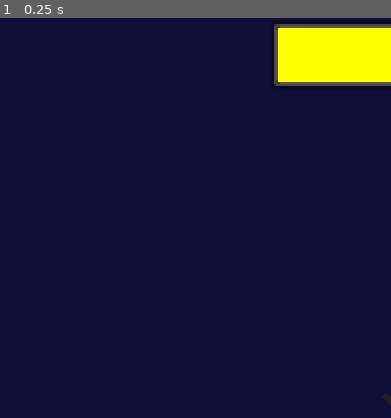
Above: before the commit, frame 1.
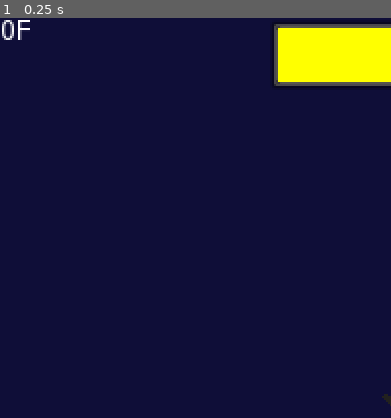
Above: after the commit, the same moment.

Repository: Yu-Channel/Simple-clicker
Game: Godot game, scene res://scene/Main.tscn
Same seed, same stepped clock (60 frames per second), same inputs: the game is played once before the commit and once after it.
Inputs:
- Up to frame 1 (0.25 s): no input
The pictures show only the part of the screen within x 0-50%, y 0-50%; the shares and areas given below are measured in that part.

The runs differ from the first frame. In frame 1, 0.2% of the frame differs, in the area x 0-8%, y 0-6%.

Commit message:
数値を3桁カンマ区切りで表示する機能を追加

Diff:
--- a/scene/Main.tscn
+++ b/scene/Main.tscn
@@ -136,6 +136,11 @@
 align = 1
 valign = 1
 
+[node name="FloorLabel" type="Label" parent="GUI"]
+margin_right = 40.0
+margin_bottom = 14.0
+text = "0F"
+
 [node name="Test_label" type="Label" parent="."]
 margin_left = 18.0
 margin_top = 43.0
--- a/scripts/Grobal.gd
+++ b/scripts/Grobal.gd
@@ -5,6 +5,8 @@
 const LIMIT_TIMER_NUM = 30	# 制限時間(s)
 const CLICK_POWER_INIT = 1	# クリックの初期攻撃力
 const AUTO_CLICK_POWER_INIT = 0	# オートの初期攻撃力
+
+var ThousandsSparatorUnit:Array = ["dummy", "K", "M", "G", "T", "P", "E", "Z", "Y", "R", "Q"]
 
 # グローバル変数
 ## ゲーム
--- a/scripts/Main.gd
+++ b/scripts/Main.gd
@@ -8,6 +8,8 @@
 onready var power_button_label = $GUI/ButtonUI/VBox/PowerButtonLabel
 onready var auto_power_button = $GUI/ButtonUI/VBox/AutoPowerButton
 onready var auto_power_button_label = $GUI/ButtonUI/VBox/AutoPowerButtonLabel
+
+enum ThousandsSparatorUnit { null, K, M, G, T, P, E, Z, Y, R, Q }
 
 var enemy_node
 var enemy_timer_node
@@ -24,6 +26,7 @@
 
 # フレームごとの処理===================
 func _process(_delta):
+	Grobal.money += 10000000000 # debug
 	# フレームの計測(60fps)
 	frame60 += 1
 	if frame60 >= 60:
@@ -84,7 +87,7 @@
 		# お金の消費
 		Grobal.money -= int(click_power_price)
 		# プレイヤーの強化
-		Grobal.click_power += 1
+		Grobal.click_power += 10000 # debug num
 
 func _on_AutoPowerButton_pressed():
 	# お金が足りてるかどうか
@@ -103,6 +106,44 @@
 
 	# ボタンとラベルの表示の変更
 	power_button.text = "Power +" + str(1) + "(" + str(Grobal.click_power) + ")"
-	power_button_label.text = "Money x" + str(click_power_price)
+	power_button_label.text = "Money x" + str(unit_conversion(click_power_price))
 	auto_power_button.text = "AutoPower +" + str(1) + "(" + str(Grobal.auto_click_power) + ")"
-	auto_power_button_label.text = "Money x" + str(auto_click_power_price)
+	auto_power_button_label.text = "Money x" + str(unit_conversion(auto_click_power_price))
+
+func unit_conversion(_num):
+	var _i = _num
+	var digit:int = 0
+	var thousands_separator:float = 0
+	var num_conv = 0
+	var num_conv_str
+	var digit_v = 0
+
+	# 数字が何桁(digit)あるか数える
+	while _i > 0.99:
+		_i /= 10
+		digit += 1
+
+		print(str(digit_v)) # debug
+
+	# 3桁カンマで何個あるかを調べる
+	thousands_separator = int(digit / 3) - 1
+
+	# 10単位以上は存在しないため切り捨て(ゲーム的にも限界があるため)
+	if thousands_separator > 10:
+		thousands_separator = 10
+
+	# 桁表示文字を加える(必要な場合)※10段階まで
+	if thousands_separator > 0:
+		# 切り捨てを行う
+		num_conv = _num / (1000 * thousands_separator)
+
+		print(str(thousands_separator),"num_conv:", str(num_conv)) # debug
+
+		if thousands_separator > 10:
+			thousands_separator = 10
+
+		num_conv_str = str(num_conv) + Grobal.ThousandsSparatorUnit[thousands_separator]
+		return num_conv_str
+
+	else:
+		return _num
--- a/scripts/Test_label.gd
+++ b/scripts/Test_label.gd
@@ -1,8 +1,10 @@
 extends Label
 
+onready var main_node = $".."
 onready var enemy_cooldown = $"../EnemyCooldown"
 
 func _process(_delta):
 	text = ("\nfloor:" + str(Grobal.floor_num)
 		+ "\ntimer:" + str(Grobal.time_limit)
-		+ "\nmoney:" + str(Grobal.money))
+		+ "\nmoney:" + str(Grobal.money)
+		+ "\npowermoney:" + str(main_node.click_power_price))
